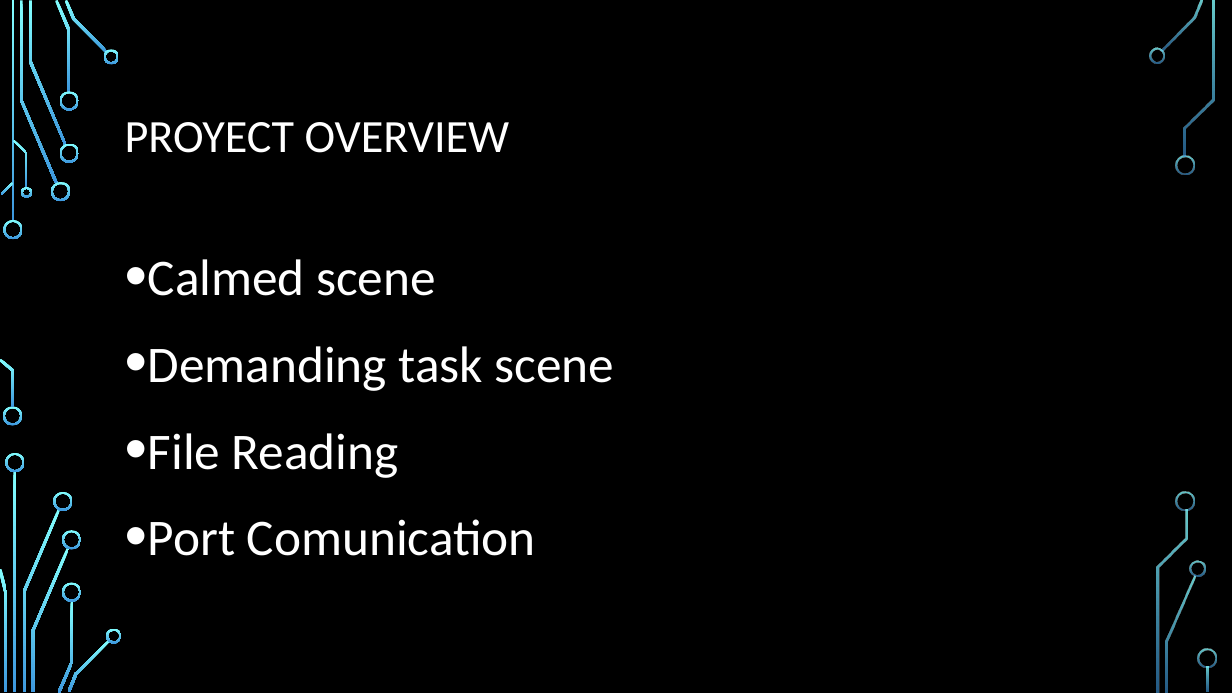
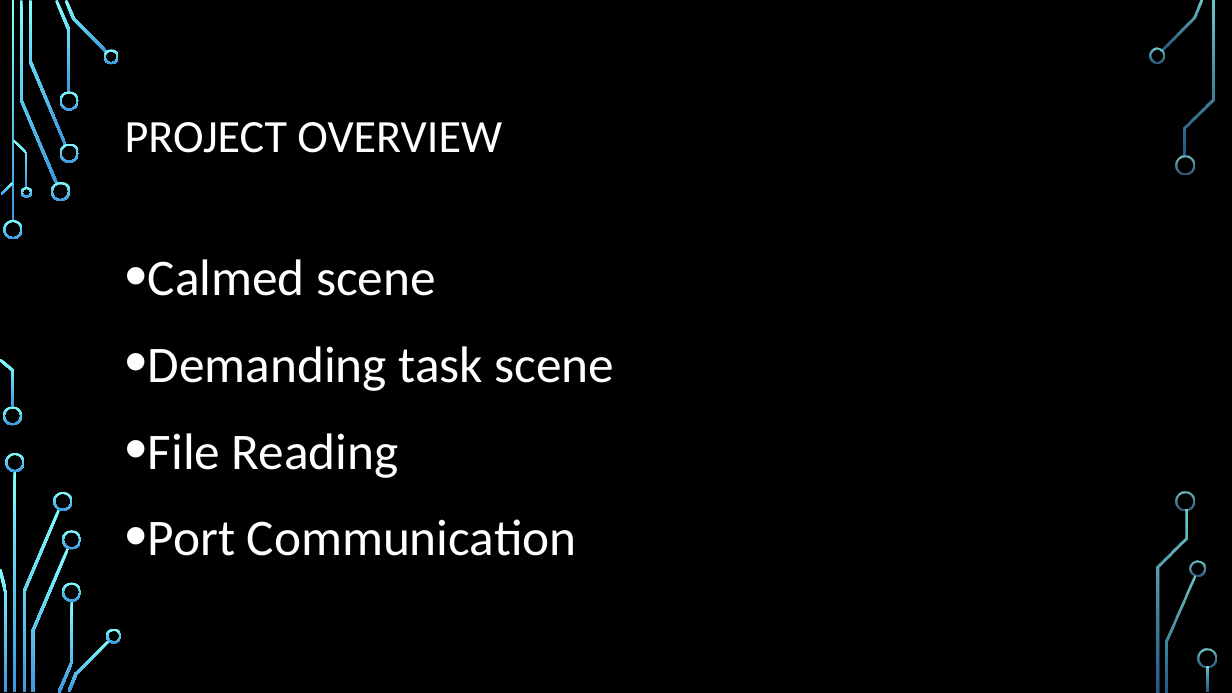
Before and after one commit to manherna/ISS, a slide deck: slide 4 of ISS_FinalPresentation.pptx. Drawn at 1232x693 pixels with LibreOffice and Linux fonts; fonts in the diff are those of the drawing; background and template pictures are left out. Boxes give left, top, right and bottom in pixels: in the first picture for what was removed or moved away, otherwise in the second. Text is boxed around its words. In the diff, an @@ line names an element or a change of style, - is before the commit and + after.

```diff
--- a/ISS_FinalPresentation.pptx
+++ b/ISS_FinalPresentation.pptx
@@ title at [125,122,502,153]: text changed @@
-PROYECT OVERVIEW
+PROJECT OVERVIEW
@@ text at [148,519,577,556]: text changed @@
-• Port Comunication
+• Port Communication
```
Also in this commit, not shown: 2 other slides changed, 4 slides added, 11 other files.
